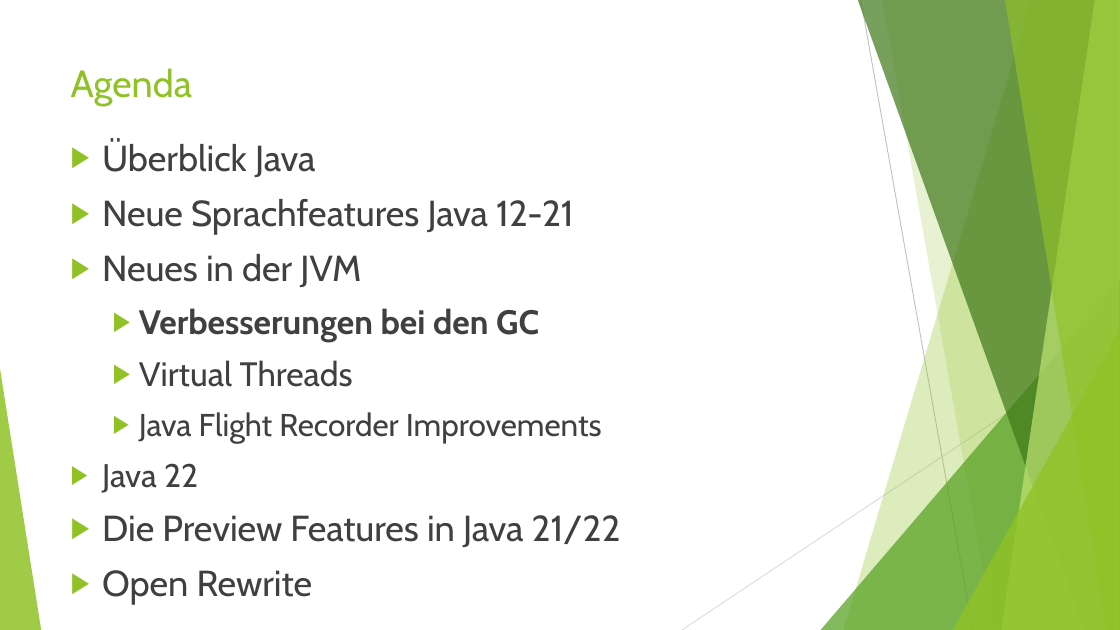
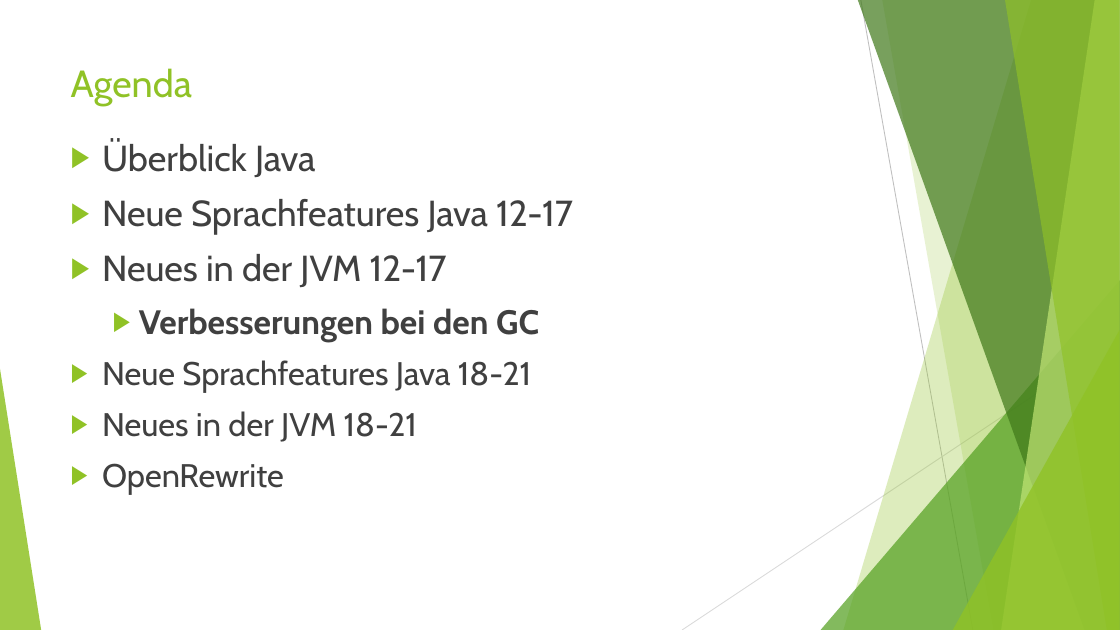
Before and after one commit to MichaelZett/20250210_java_12_17, a slide deck: slide 40 of Neuerungen_Java_12_17.pptx (slide 54 before the commit). Drawn at 1120x630 pixels with LibreOffice and Linux fonts; fonts in the diff are those of the drawing. Boxes give left, top, right and bottom in pixels: in the first picture for what was removed or moved away, otherwise in the second. Text is boxed around its words. In the diff, an @@ line names an element or a change of style, - is before the commit and + after.

```diff
--- a/Neuerungen_Java_12_17.pptx
+++ b/Neuerungen_Java_12_17.pptx
@@ text at <box>102,199,573,287</box>: text changed @@
-▶ Neue Sprachfeatures Java 12-21
-▶ Neues in der JVM
+▶ Neue Sprachfeatures Java 12-17
+▶ Neues in der JVM 12-17
@@ text at <box>102,360,531,495</box>: text changed; size 31 to 28 pt @@
-  ▶ Virtual Threads
-  ▶ Java Flight Recorder Improvements
-▶ Java 22
-▶ Die Preview Features in Java 21/22
-▶ Open Rewrite
+▶ Neue Sprachfeatures Java 18-21
+▶ Neues in der JVM 18-21
+▶ OpenRewrite
```
Also in this commit, not shown: 19 other slides changed, 28 slides removed, 7 other files.
